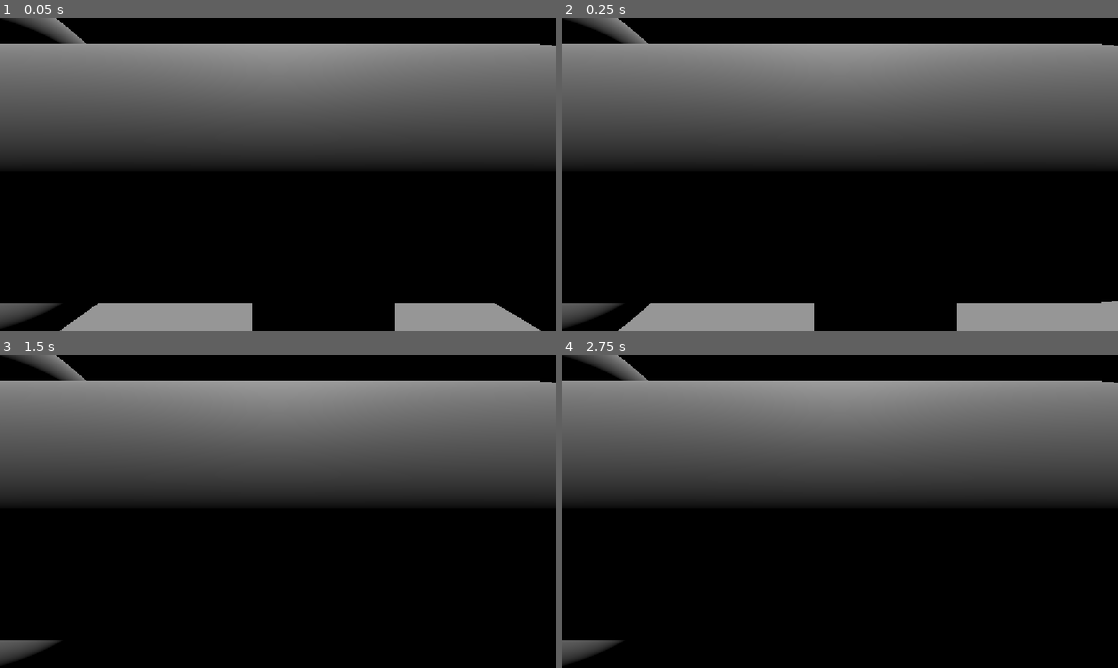
Above: before the commit, frames 1-4 (two rows, left to right).
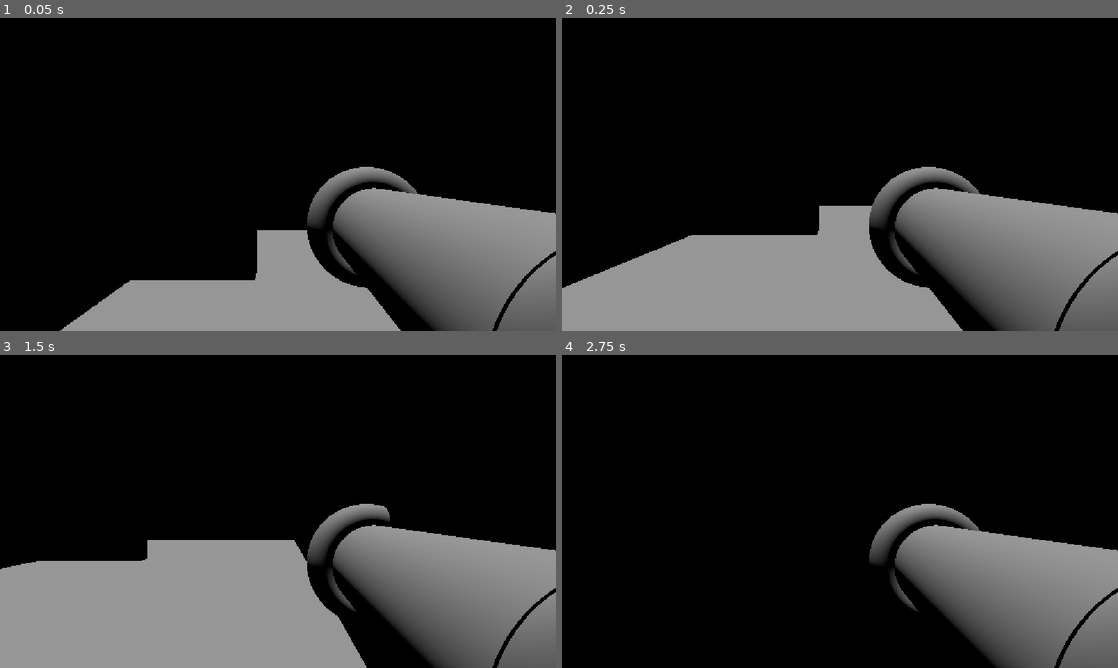
Above: after the commit, the same moments.

Repository: taurus-12uk/bounceBack
Game: Godot game, scene res://Level.tscn
Same seed, same stepped clock (60 frames per second), same inputs: the game is played once before the commit and once after it.
Inputs:
- Up to frame 1 (0.05 s): no input
- Up to frame 2 (0.25 s): no input
- Up to frame 3 (1.5 s): tap Enter (ui_accept) at 0.5, 0.77 s; hold Right (ui_right) 0.53-1.28 s; hold Down (ui_down) from 1.28 s (still down)
- Up to frame 4 (2.75 s): tap Enter (ui_accept) at 1.52 s; release Down (ui_down) at 2.03 s; hold Right (ui_right) from 2.03 s (still down)

The runs differ from the first frame. In frame 1, 63% of the frame differs, in the area x 0-100%, y 0-100%; in frame 2, 70%; in frame 3, 77%; in frame 4, 55%.

Commit message:
sum

Diff:
--- a/bounce-back/character.tscn
+++ b/bounce-back/character.tscn
@@ -30,6 +30,7 @@
 shape = SubResource("CapsuleShape3D_r4bg2")
 
 [node name="gun" type="Node3D" parent="." unique_id=1371866996]
+transform = Transform3D(-1.3987644e-08, 0, -0.32, 0, 0.32, 0, 0.32, 0, -1.3987644e-08, 0.09435749, -0.27919757, -0.6199175)
 
 [node name="MeshInstance3D" type="MeshInstance3D" parent="gun" unique_id=1414482268]
 transform = Transform3D(-4.371139e-08, 1, 0, -1, -4.371139e-08, 0, 0, 0, 1, -1.4976256, 0, -1.192)
--- a/bounce-back/scripts/character.gd
+++ b/bounce-back/scripts/character.gd
@@ -1,7 +1,7 @@
 extends CharacterBody3D
 
 
-const SPEED = 5.0
+const SPEED = 1.0
 const JUMP_VELOCITY = 4.5
 
 
